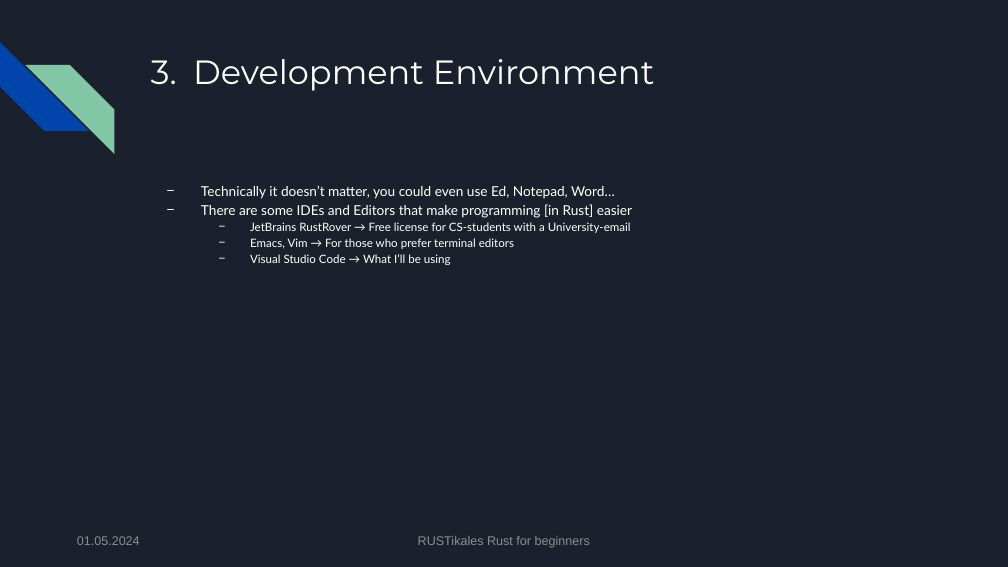
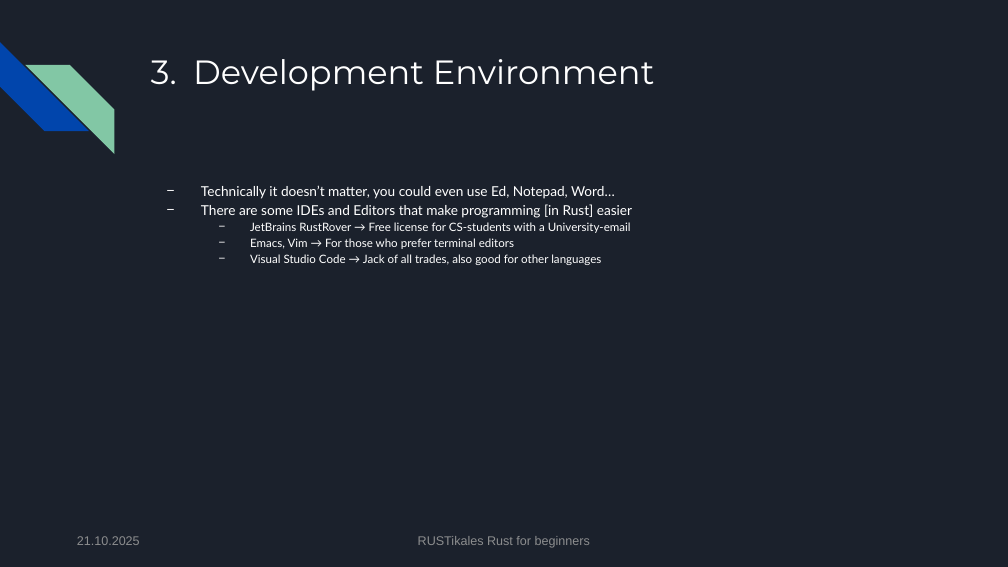
Before and after one commit to pfhaupt/progkurs, a slide deck: slide 32 of rust-beginner/01 - Installation/01 - original.pptx. Drawn at 1008x567 pixels with LibreOffice and Linux fonts; fonts in the diff are those of the drawing. Boxes give left, top, right and bottom in pixels: in the first picture for what was removed or moved away, otherwise in the second. Text is boxed around its words. In the diff, an @@ line names an element or a change of style, - is before the commit and + after.

```diff
--- a/rust-beginner/01 - Installation/01 - original.pptx
+++ b/rust-beginner/01 - Installation/01 - original.pptx
@@ text at box(250, 254, 601, 265): text changed @@
-  − Visual Studio Code → What I’ll be using
+  − Visual Studio Code → Jack of all trades, also good for other languages
@@ text at box(77, 536, 140, 545): text changed @@
-01.05.2024
+21.10.2025
```
Also in this commit, not shown: 49 other slides changed, 1 other file.
